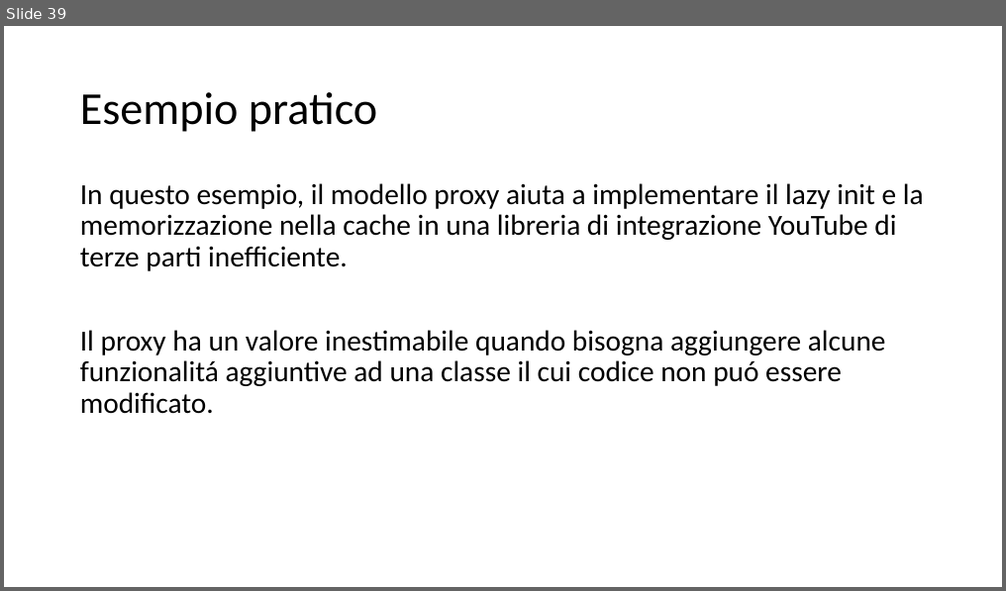
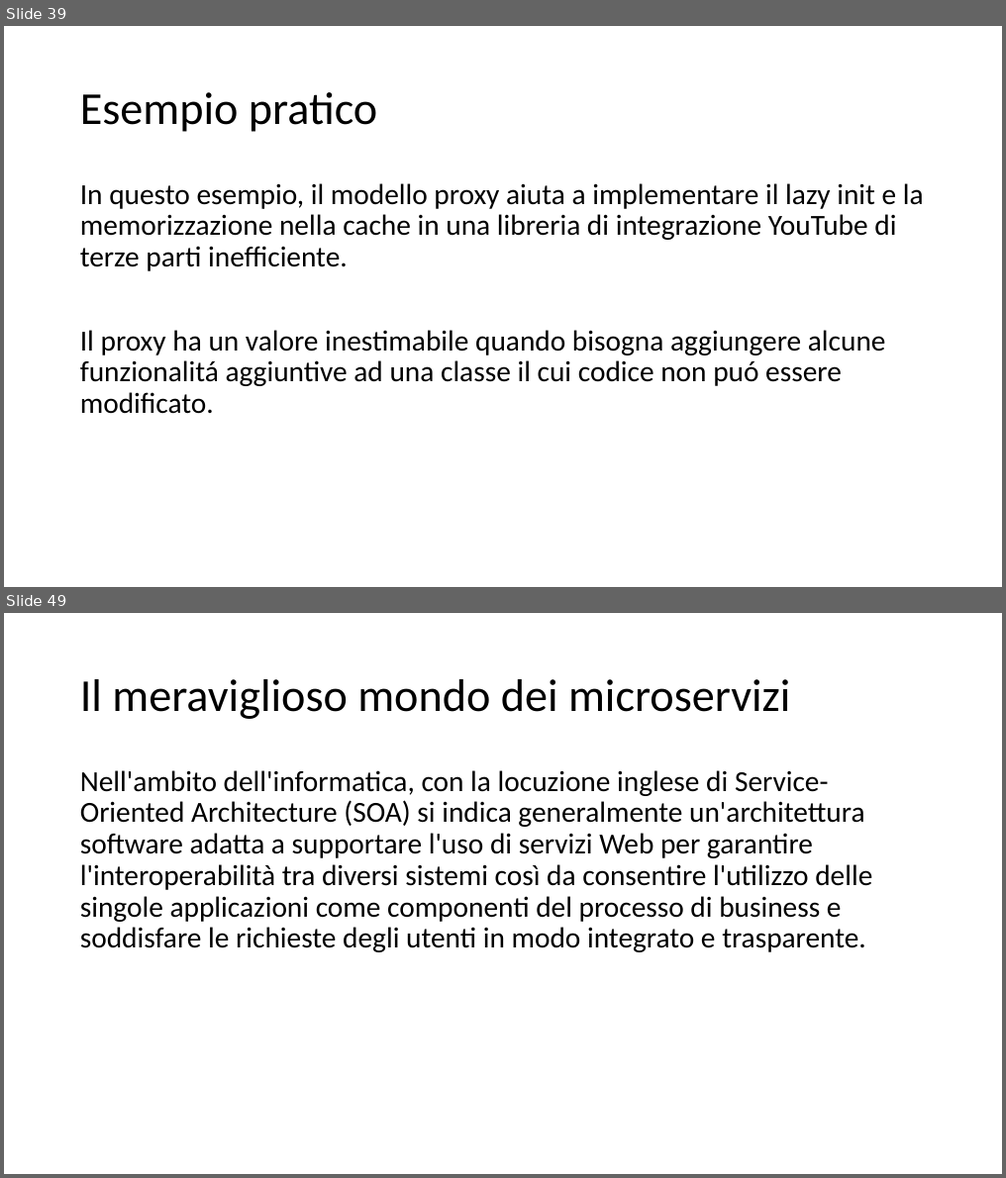
Before and after one commit to cicababba/java_course, a slide deck: Slide/Pattern.pptx. Shown one above the other, each under a label of ours: slide 39 before the commit, slides 39 and 49 after it; the slides between them are not shown. The pictures are 1006x591 and 1006x1178 pixels, drawn with LibreOffice and Linux fonts; fonts in the diff are those of the drawing. Boxes give left, top, right and bottom in pixels: in the first picture for what was removed or moved away, otherwise in the second. Text is boxed around its words. In the diff, an @@ line names an element or a change of style, - is before the commit and + after.

```diff
--- a/Slide/Pattern.pptx
+++ b/Slide/Pattern.pptx
@@ slide 49 added at (4, 613, 1002, 1174), background #FFFFFF @@
@@ title added at (80, 679, 790, 719), 44 pt, text #000000 @@
+Il meraviglioso mondo dei microservizi
@@ text added at (80, 770, 872, 953), 28 pt, text #000000 @@
+Nell'ambito dell'informatica, con la locuzione inglese di Service-Oriented Architecture (SOA) si indica generalmente un'architettura software adatta a supportare l'uso di servizi Web per garantire l'interoperabilità tra diversi sistemi così da consentire l'utilizzo delle singole applicazioni come componenti del processo di business e soddisfare le richieste degli utenti in modo integrato e trasparente.
```
Also in this commit, not shown: 1 slide changed, 76 other slides added.
